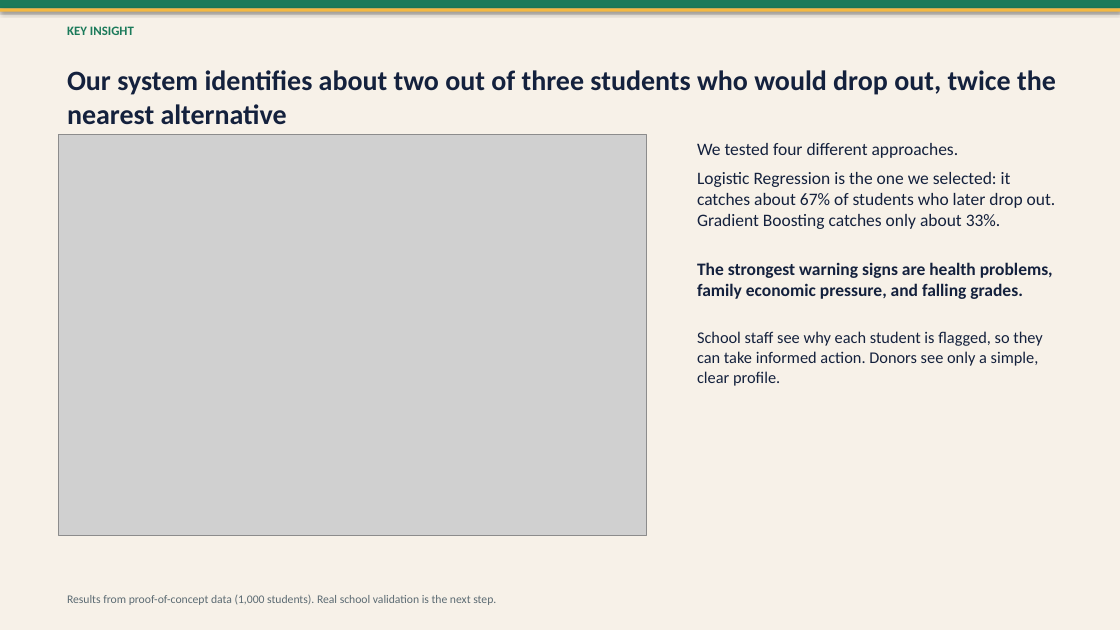
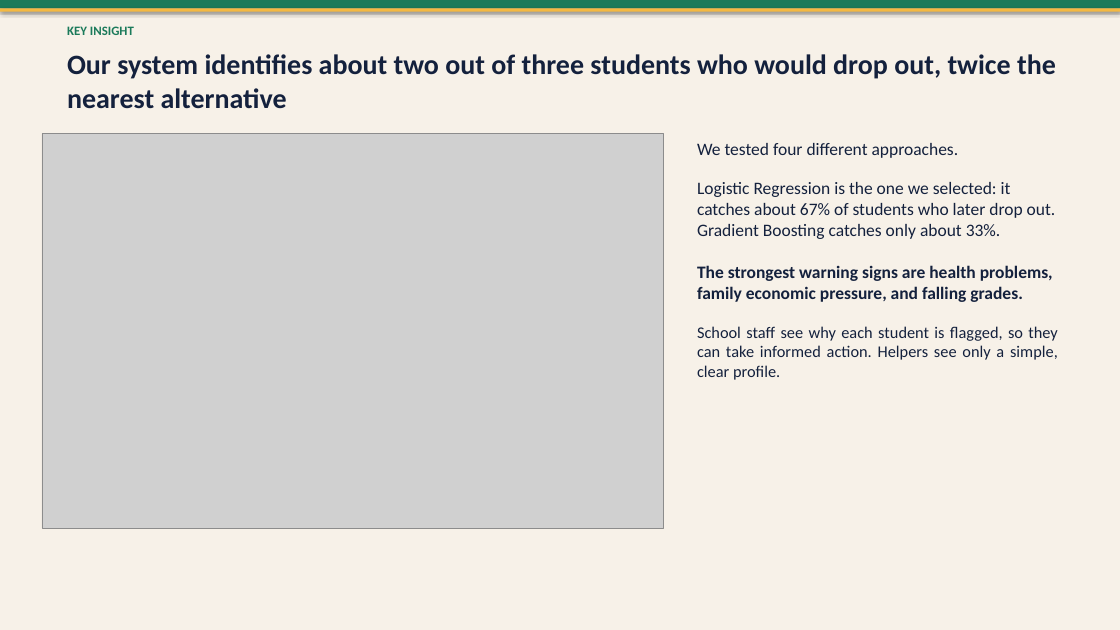
Before and after one commit to Jesyldah/ElimuMatch, a slide deck: slide 6 of ElimuMatch_Executive_Pitch.pptx. Drawn at 1120x630 pixels with LibreOffice and Linux fonts; fonts in the diff are those of the drawing; grey boxes stand for pictures. Boxes give left, top, right and bottom in pixels: in the first picture for what was removed or moved away, otherwise in the second. Text is boxed around its words. In the diff, an @@ line names an element or a change of style, - is before the commit and + after.

```diff
--- a/ElimuMatch_Executive_Pitch.pptx
+++ b/ElimuMatch_Executive_Pitch.pptx
@@ text "Our system identifies about two ...": place and size @@
-text "Our system identifies about two ..." at box(67, 70, 1056, 125)
+text "Our system identifies about two ..." at box(67, 54, 1056, 109)
@@ picture: place and size @@
-picture at box(59, 134, 647, 536)
+picture at box(42, 134, 664, 528)
@@ text at box(697, 182, 1056, 302): more space between paragraphs @@
@@ text at box(697, 326, 1058, 380): text changed @@
-School staff see why each student is flagged, so they can take informed action. Donors see only a simple, clear profile.
+School staff see why each student is flagged, so they can take informed action. Helpers see only a simple, clear profile.
@@ text removed at box(67, 595, 496, 605) @@
-Results from proof-of-concept data (1,000 students). Real school validation is the next step.
```
Also in this commit, not shown: 9 other slides changed, 24 other files.
